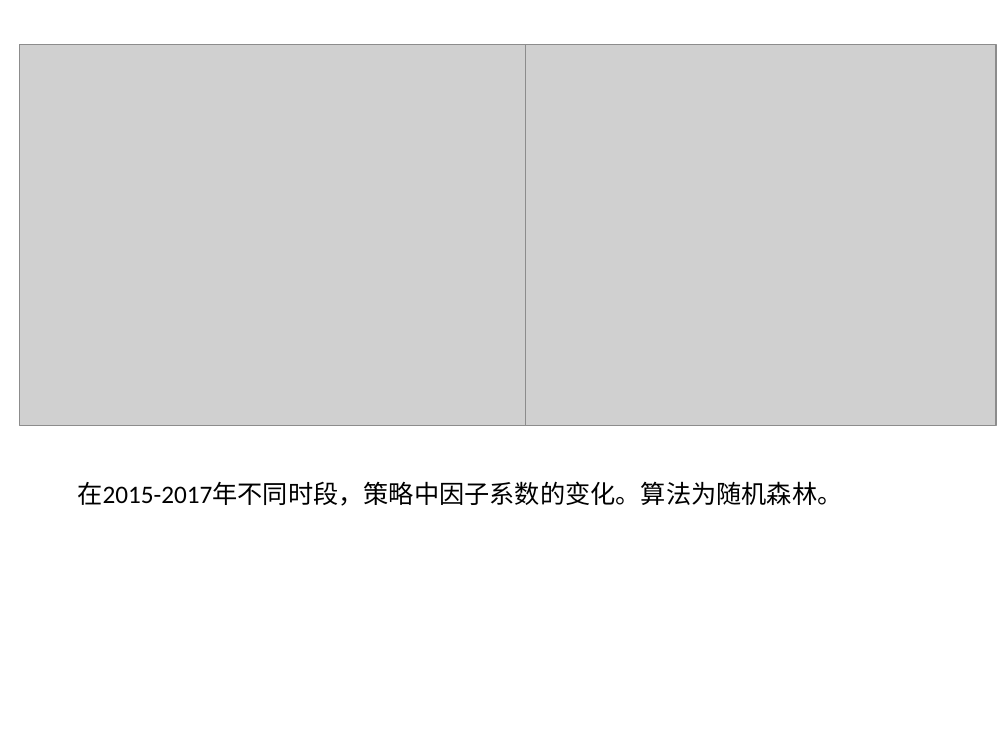
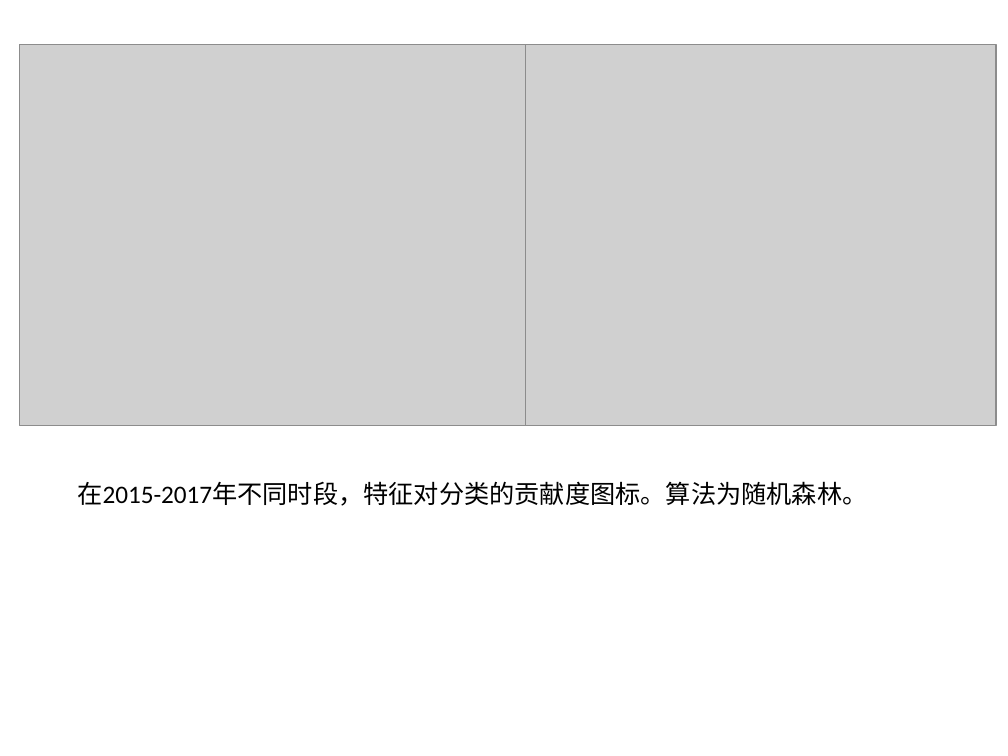
Before and after one commit to raozuhua/quant_alpha, a slide deck: slide 6 of team ppt/量化team20170516.pptx. Drawn at 1008x756 pixels with LibreOffice and Linux fonts; fonts in the diff are those of the drawing; grey boxes stand for pictures. Boxes give left, top, right and bottom in pixels: in the first picture for what was removed or moved away, otherwise in the second. Text is boxed around its words. In the diff, an @@ line names an element or a change of style, - is before the commit and + after.

Commit message:
update

```diff
--- a/team ppt/量化team20170516.pptx
+++ b/team ppt/量化team20170516.pptx
@@ text at [77,481,867,506]: text changed @@
-在2015-2017年不同时段，策略中因子系数的变化。算法为随机森林。
+在2015-2017年不同时段，特征对分类的贡献度图标。算法为随机森林。
```
